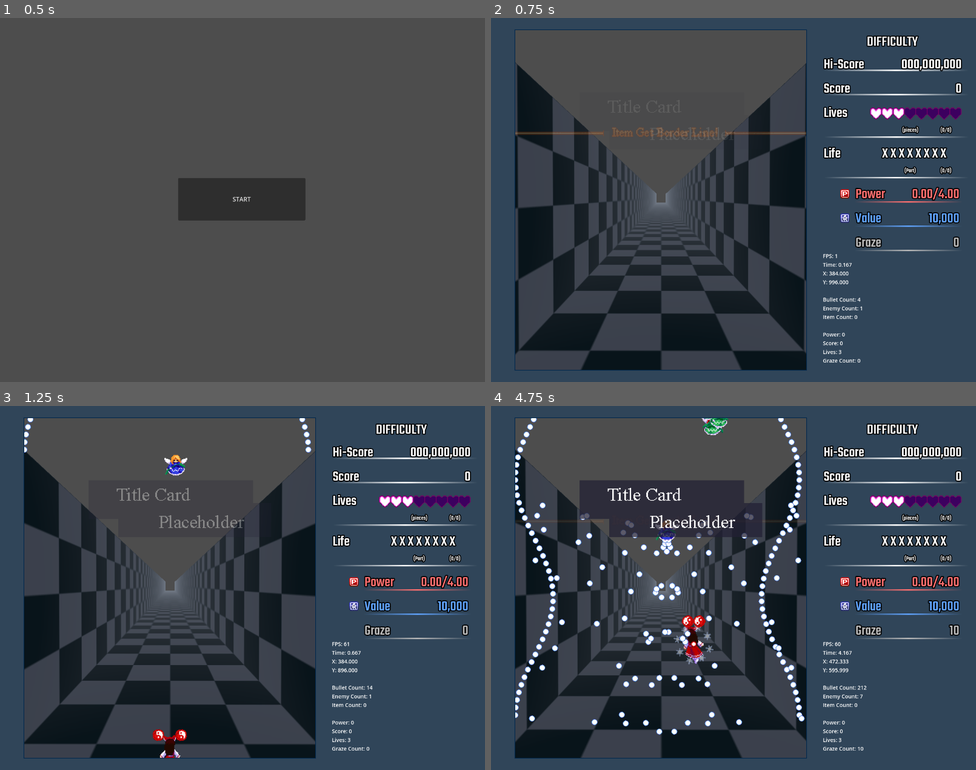
Above: before the commit, frames 1-4 (two rows, left to right).
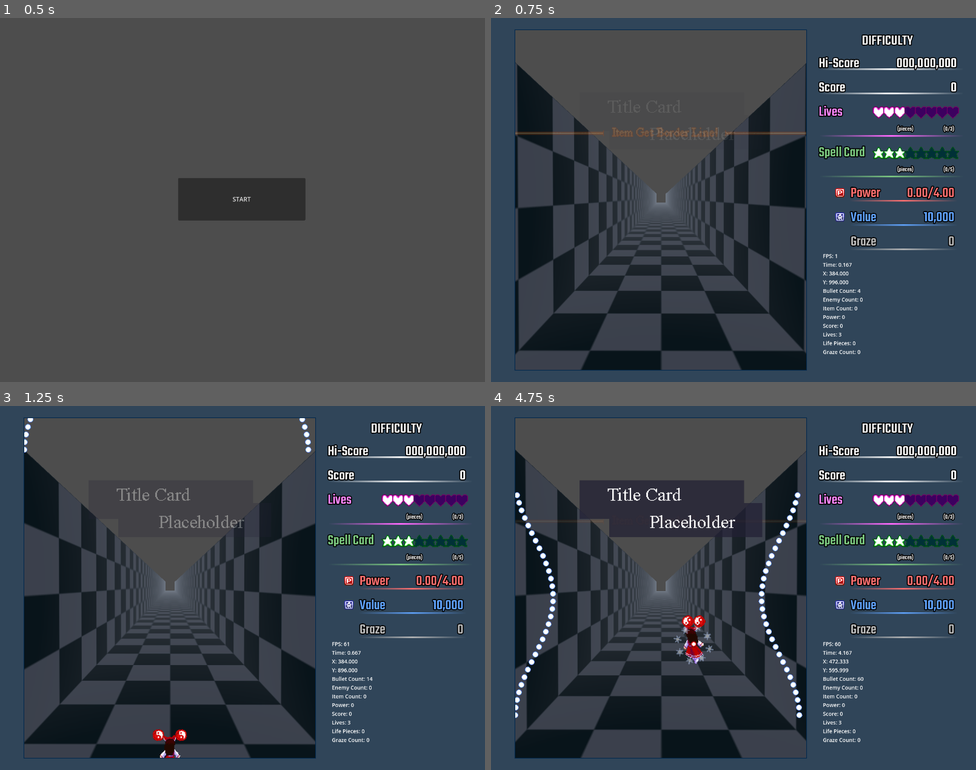
Above: after the commit, the same moments.

Repository: StahlReyn/th-bullet-test
Game: Godot game, scene res://scripts/menu/menu.tscn
Same seed, same stepped clock (60 frames per second), same inputs: the game is played once before the commit and once after it.
Inputs:
- Up to frame 1 (0.5 s): no input
- Up to frame 2 (0.75 s): click "START" at 0.5 s
- Up to frame 3 (1.25 s): no input
- Up to frame 4 (4.75 s): hold Right (move_right) 1.28-2.03 s; hold Shift (focus) 1.28-2.03 s; hold Down (move_down) 2.03-2.78 s; tap Z (shoot) at 2.1, 3.6 s; hold Right (move_right) 2.78-3.53 s; hold Shift (focus) 2.78-3.53 s; hold Up (move_up) 3.53-4.28 s; hold Left (move_left) from 4.28 s (still down); hold Shift (focus) from 4.28 s (still down)

Frame 1 is identical in both runs. In frame 2, 5.6% of the frame differs, in the area x 67-98%, y 4-95%; in frame 3, 5.8%; in frame 4, 7.8%, in the area x 5-98%, y 3-95%.
Error after the commit: Parse Error: Could not resolve external class member "item_scene". (res://scripts/gameplay/enemy.gd:54)

Commit message:
Bomb display, item adder for both pieces

Diff:
--- a/data/movement/movement_test_3.gd
+++ b/data/movement/movement_test_3.gd
@@ -25,6 +25,8 @@
 		parent.drop_power = 10
 		parent.drop_point = 15
 		parent.drop_power_big = 1
+		parent.drop_life_piece = 10
+		parent.drop_bomb_piece = 10
 
 func setup_enemy():
 	set_stat()
--- /dev/null
+++ b/scripts/gamehud/icon_bomb.tscn
@@ -0,0 +1,18 @@
+[gd_scene load_steps=3 format=3 uid="uid://blpt8f88vfvad"]
+
+[ext_resource type="Script" path="res://scripts/gamehud/icon_pieces.gd" id="1_ld1mn"]
+[ext_resource type="Texture2D" uid="uid://85iwmq4bx3l2" path="res://assets/img/system/bomb.png" id="2_5mhqw"]
+
+[node name="IconHeart" type="Control" node_paths=PackedStringArray("sprite_icon")]
+custom_minimum_size = Vector2(24, 0)
+layout_mode = 3
+anchors_preset = 0
+script = ExtResource("1_ld1mn")
+sprite_icon = NodePath("Sprite2D")
+
+[node name="Sprite2D" type="Sprite2D" parent="."]
+position = Vector2(-2, 12)
+scale = Vector2(2, 2)
+texture = ExtResource("2_5mhqw")
+centered = false
+hframes = 7
--- a/scripts/gamehud/icon_heart.tscn
+++ b/scripts/gamehud/icon_heart.tscn
@@ -4,7 +4,7 @@
 [ext_resource type="Texture2D" uid="uid://beypwk68ep872" path="res://assets/img/system/life.png" id="1_fwx2n"]
 
 [node name="IconHeart" type="Control" node_paths=PackedStringArray("sprite_icon")]
-custom_minimum_size = Vector2(26, 0)
+custom_minimum_size = Vector2(24, 0)
 layout_mode = 3
 anchors_preset = 0
 script = ExtResource("1_2e4f7")
@@ -15,4 +15,4 @@
 scale = Vector2(2, 2)
 texture = ExtResource("1_fwx2n")
 centered = false
-hframes = 4
+hframes = 5
--- a/scripts/gamehud/icon_pieces.gd
+++ b/scripts/gamehud/icon_pieces.gd
@@ -7,6 +7,7 @@
 }
 
 static var scene_heart : PackedScene = preload("res://scripts/gamehud/icon_heart.tscn")
+static var scene_bomb : PackedScene = preload("res://scripts/gamehud/icon_bomb.tscn")
 @export var sprite_icon : Sprite2D
 
 var cur_type : int
@@ -16,6 +17,8 @@
 	var node : Node
 	if type == Type.LIFE:
 		node = scene_heart.instantiate()
+	elif type == Type.BOMB:
+		node = scene_bomb.instantiate()
 	node.cur_type = type
 	node.cur_num = num
 	return node
@@ -29,19 +32,19 @@
 			update_sprite(
 				GameVariables.lives,
 				GameVariables.life_pieces,
-				GameVariables.life_pieces_max,
+				GameVariables.life_pieces_max
 			)
 		Type.BOMB:
 			update_sprite(
 				GameVariables.bombs,
 				GameVariables.bomb_pieces,
-				GameVariables.bomb_pieces_max,
+				GameVariables.bomb_pieces_max
 			)
 
 func update_sprite(full_part: int, pieces: int, pieces_max: int) -> void:
 	if cur_num <= full_part:
 		sprite_icon.set_frame(0) # full sprite comes first
-	elif cur_num == full_part - 1 and pieces > 0:
-		sprite_icon.set_frame(pieces) # piece sprite is after full
+	elif cur_num - 1 == full_part and pieces > 0:
+		sprite_icon.set_frame(pieces_max - pieces) # piece sprite is after full
 	else:
 		sprite_icon.set_frame(pieces_max) # empty sprite is at the end
--- /dev/null
+++ b/scripts/gamehud/label_bomb_piece.gd
@@ -0,0 +1,4 @@
+extends Label
+
+func _process(delta: float) -> void:
+	text = GameVariables.get_bomb_piece_display()
--- /dev/null
+++ b/scripts/gamehud/label_life_piece.gd
@@ -0,0 +1,4 @@
+extends Label
+
+func _process(delta: float) -> void:
+	text = GameVariables.get_life_piece_display()
--- a/scripts/gamehud/life_container.gd
+++ /dev/null
@@ -1,11 +0,0 @@
-extends BoxContainer
-
-@export var text_main : String = "Life"
-
-#@onready var label_main : Label = $SymbolContainer/LabelMain
-#
-#func _ready() -> void:
-	#label_main.text = text_main
-#
-#func _process(delta: float) -> void:
-	#pass
--- a/scripts/gamehud/life_container.tscn
+++ b/scripts/gamehud/life_container.tscn
@@ -1,13 +1,14 @@
 [gd_scene load_steps=4 format=3 uid="uid://n0hdyxbn6h0s"]
 
-[ext_resource type="Script" path="res://scripts/gamehud/life_container.gd" id="1_pk3yf"]
 [ext_resource type="LabelSettings" uid="uid://bkay61kan2hfv" path="res://assets/resources/label_settings/label_score.tres" id="1_usf24"]
 [ext_resource type="LabelSettings" uid="uid://cn3hc1ibtcc1w" path="res://assets/resources/label_settings/label_score_smaller.tres" id="2_awohy"]
+
+[sub_resource type="GDScript" id="GDScript_i2ukc"]
 
 [node name="LifeContainer" type="VBoxContainer"]
 offset_right = 476.0
 offset_bottom = 90.0
-script = ExtResource("1_pk3yf")
+script = SubResource("GDScript_i2ukc")
 
 [node name="SymbolContainer" type="HBoxContainer" parent="."]
 layout_mode = 2
--- a/scripts/gamehud/life_display.gd
+++ b/scripts/gamehud/life_display.gd
@@ -1,15 +1,10 @@
 extends HBoxContainer
 
-var icon_array : Array[Node]
+@export_enum("LIFE", "BOMB") var type : int = 0
 
 func _ready() -> void:
 	var i : int = 1
 	while i <= GameVariables.lives_max:
-		var node = IconPieces.create_icon(IconPieces.Type.LIFE, i)
+		var node = IconPieces.create_icon(type, i)
 		add_child(node)
-		icon_array.push_back(node)
 		i += 1
-
-# Called every frame. 'delta' is the elapsed time since the previous frame.
-func _process(delta: float) -> void:
-	pass
--- a/scripts/gameplay/enemy.gd
+++ b/scripts/gameplay/enemy.gd
@@ -9,7 +9,9 @@
 @export var drop_power_big : int = 0
 @export var drop_power_full : int = 0
 @export var drop_bomb : int = 0
+@export var drop_bomb_piece : int = 0
 @export var drop_life : int = 0
+@export var drop_life_piece : int = 0
 
 var movement_handler : MovementHandler # Movement Handler is auto created
 var self_update_anim : bool = true
@@ -42,6 +44,10 @@
 	drop_item_type(item_container, Item.Type.POINT, drop_point)
 	drop_item_type(item_container, Item.Type.POWER_BIG, drop_power_big)
 	drop_item_type(item_container, Item.Type.POWER_FULL, drop_power_full)
+	drop_item_type(item_container, Item.Type.LIFE, drop_life)
+	drop_item_type(item_container, Item.Type.LIFE_PIECE, drop_life_piece)
+	drop_item_type(item_container, Item.Type.BOMB, drop_bomb)
+	drop_item_type(item_container, Item.Type.BOMB_PIECE, drop_bomb_piece)
 
 func drop_item_type(item_container: ItemContainer, type: int, count: int):
 	for i in count:
--- a/scripts/gamestate/debug-label.gd
+++ b/scripts/gamestate/debug-label.gd
@@ -10,12 +10,13 @@
 		"FPS: " + str(Engine.get_frames_per_second()  ) + "\n" +
 		"Time: " + ("%.3f" % GameVariables.game_time) + "\n" +
 		"X: " + ("%.3f" % player.position.x) + "\n" +
-		"Y: " + ("%.3f" % player.position.y) + "\n\n" +
+		"Y: " + ("%.3f" % player.position.y) + "\n" +
 		"Bullet Count: " + str(GameUtils.get_bullet_count()) + "\n" +
 		"Enemy Count: " + str(GameUtils.get_enemy_count()) + "\n" +
-		"Item Count: " + str(GameUtils.get_item_count()) + "\n\n" +
+		"Item Count: " + str(GameUtils.get_item_count()) + "\n" +
 		"Power: " + str(GameVariables.power) + "\n" +
 		"Score: " + str(GameVariables.score) + "\n" +
 		"Lives: " + str(GameVariables.lives) + "\n" +
+		"Life Pieces: " + str(GameVariables.life_pieces) + "\n" +
 		"Graze Count: " + str(GameVariables.graze) + "\n"
 	)
--- a/scripts/gamestate/gamehud.tscn
+++ b/scripts/gamestate/gamehud.tscn
@@ -6,13 +6,13 @@
 [ext_resource type="LabelSettings" uid="uid://bkay61kan2hfv" path="res://assets/resources/label_settings/label_score.tres" id="4_w0ro3"]
 [ext_resource type="Texture2D" uid="uid://ba2ttc5hf8t30" path="res://assets/img/system/divider_stat.png" id="5_7bs50"]
 [ext_resource type="Script" path="res://scripts/gamehud/label_score.gd" id="6_4fk43"]
-[ext_resource type="PackedScene" uid="uid://n0hdyxbn6h0s" path="res://scripts/gamehud/life_container.tscn" id="6_gap30"]
 [ext_resource type="Texture2D" uid="uid://yipm4qncoxvx" path="res://assets/img/system/point_items.png" id="7_03ov1"]
-[ext_resource type="Script" path="res://scripts/gamehud/life_container.gd" id="7_qnu2t"]
 [ext_resource type="Script" path="res://scripts/gamehud/life_display.gd" id="8_x7aou"]
 [ext_resource type="LabelSettings" uid="uid://cn3hc1ibtcc1w" path="res://assets/resources/label_settings/label_score_smaller.tres" id="9_c5ru6"]
 [ext_resource type="Script" path="res://scripts/gamehud/label_power.gd" id="9_kiwta"]
 [ext_resource type="Script" path="res://scripts/gamehud/label_point_value.gd" id="10_aeftu"]
+[ext_resource type="Script" path="res://scripts/gamehud/label_bomb_piece.gd" id="10_iwmip"]
+[ext_resource type="Script" path="res://scripts/gamehud/label_life_piece.gd" id="10_la0fy"]
 [ext_resource type="Script" path="res://scripts/gamehud/label_graze.gd" id="11_ghxsy"]
 
 [sub_resource type="LabelSettings" id="LabelSettings_k5vxq"]
@@ -46,10 +46,10 @@
 
 [node name="Stats" type="VBoxContainer" parent="."]
 layout_mode = 0
-offset_left = 878.0
-offset_top = 36.0
-offset_right = 1242.0
-offset_bottom = 632.0
+offset_left = 865.0
+offset_top = 33.0
+offset_right = 1229.0
+offset_bottom = 623.0
 
 [node name="Difficulty" type="Label" parent="Stats"]
 layout_mode = 2
@@ -112,13 +112,13 @@
 
 [node name="LifeContainer" type="VBoxContainer" parent="Stats"]
 layout_mode = 2
-script = ExtResource("7_qnu2t")
 
 [node name="MainContainer" type="HBoxContainer" parent="Stats/LifeContainer"]
 layout_mode = 2
 
 [node name="Label" type="Label" parent="Stats/LifeContainer/MainContainer"]
-custom_minimum_size = Vector2(120, 0)
+modulate = Color(1, 0.537255, 1, 1)
+custom_minimum_size = Vector2(140, 0)
 layout_mode = 2
 text = "Lives
 "
@@ -143,10 +143,12 @@
 horizontal_alignment = 1
 
 [node name="Value" type="Label" parent="Stats/LifeContainer/PieceContainer"]
+custom_minimum_size = Vector2(50, 0)
 layout_mode = 2
 text = "(0/0)"
 label_settings = ExtResource("9_c5ru6")
 horizontal_alignment = 2
+script = ExtResource("10_la0fy")
 
 [node name="DividerMid" type="Control" parent="Stats"]
 z_index = -1
@@ -154,15 +156,53 @@
 layout_mode = 2
 
 [node name="Sprite2D" type="Sprite2D" parent="Stats/DividerMid"]
-scale = Vector2(2, 2)
-texture = ExtResource("5_7bs50")
-centered = false
-
-[node name="BombContainer" parent="Stats" instance=ExtResource("6_gap30")]
-layout_mode = 2
-text_main = "Bombs"
+modulate = Color(1, 0.415686, 1, 1)
+scale = Vector2(2, 2)
+texture = ExtResource("5_7bs50")
+centered = false
+
+[node name="BombContainer" type="VBoxContainer" parent="Stats"]
+layout_mode = 2
+
+[node name="MainContainer" type="HBoxContainer" parent="Stats/BombContainer"]
+layout_mode = 2
+
+[node name="Label" type="Label" parent="Stats/BombContainer/MainContainer"]
+modulate = Color(0.496, 0.8, 0.5112, 1)
+custom_minimum_size = Vector2(140, 0)
+layout_mode = 2
+text = "Spell Card"
+label_settings = ExtResource("4_w0ro3")
+
+[node name="LifeDisplay" type="HBoxContainer" parent="Stats/BombContainer/MainContainer"]
+layout_mode = 2
+script = ExtResource("8_x7aou")
+type = 1
+
+[node name="PieceContainer" type="HBoxContainer" parent="Stats/BombContainer"]
+layout_mode = 2
+
+[node name="Space" type="Control" parent="Stats/BombContainer/PieceContainer"]
+custom_minimum_size = Vector2(150, 0)
+layout_mode = 2
+
+[node name="Label" type="Label" parent="Stats/BombContainer/PieceContainer"]
+custom_minimum_size = Vector2(150, 0)
+layout_mode = 2
+text = "(pieces)"
+label_settings = ExtResource("9_c5ru6")
+horizontal_alignment = 1
+
+[node name="Value" type="Label" parent="Stats/BombContainer/PieceContainer"]
+custom_minimum_size = Vector2(50, 0)
+layout_mode = 2
+text = "(0/0)"
+label_settings = ExtResource("9_c5ru6")
+horizontal_alignment = 2
+script = ExtResource("10_iwmip")
 
 [node name="DividerMid2" type="Control" parent="Stats"]
+modulate = Color(0.496, 0.8, 0.5112, 1)
 z_index = -1
 custom_minimum_size = Vector2(0, 15)
 layout_mode = 2
--- a/scripts/globals/audio_manager.gd
+++ b/scripts/globals/audio_manager.gd
@@ -1,4 +1,6 @@
 extends AudioStreamPlayer
+
+static var audio_item_get : AudioStream = preload("res://assets/audio/sfx/item_get.wav")
 
 func play_audio(sound: AudioStream) -> void:
 	set_stream(sound)
@@ -6,3 +8,6 @@
 	#audio_node = AudioStreamPlayer2D.new()
 	#audio_node.set_stream(audio_shoot)
 	#parent.add_child(audio_node)
+
+func play_item_get() -> void:
+	play_audio(audio_item_get)
--- a/scripts/globals/game_variables.gd
+++ b/scripts/globals/game_variables.gd
@@ -36,15 +36,21 @@
 
 func add_lives(value:int = 1) -> void:
 	lives += value
+	lives = clamp(lives, 0, lives_max)
+	AudioManager.play_item_get()
 
 func lose_lives(value:int = 1) -> void: ## Remove counterpart for clarity and debugging purposes
 	lives -= value
+	lives = clamp(lives, 0, lives_max)
 
 func add_bombs(value:int = 1) -> void:
 	bombs += value
+	bombs = clamp(bombs, 0, bombs_max)
+	AudioManager.play_item_get()
 
 func lose_bombs(value:int = 1) -> void:
 	bombs -= value
+	bombs = clamp(bombs, 0, bombs_max)
 
 func add_life_pieces(value:int = 1) -> void:
 	life_pieces += value
@@ -55,11 +61,11 @@
 	update_pieces()
 
 func update_pieces() -> void:
-	if life_pieces > life_pieces_max:
-		lives += life_pieces / life_pieces_max # Integer does floor division
+	if life_pieces >= life_pieces_max:
+		add_lives(life_pieces / life_pieces_max) # Integer does floor division
 		life_pieces = life_pieces % life_pieces_max # Remainder pieces
-	if bomb_pieces > bomb_pieces_max:
-		bombs += bomb_pieces / bomb_pieces_max # Integer does floor division
+	if bomb_pieces >= bomb_pieces_max:
+		add_bombs(bomb_pieces / bomb_pieces_max) # Integer does floor division
 		bomb_pieces = bomb_pieces % bomb_pieces_max # Remainder pieces
 
 func add_power(value:int = 1) -> void:
@@ -82,6 +88,12 @@
 func get_graze_display():
 	return thousands_sep(graze)
 
+func get_life_piece_display():
+	return "(" + str(life_pieces) + "/" + str(life_pieces_max) + ")"
+
+func get_bomb_piece_display():
+	return "(" + str(bomb_pieces) + "/" + str(bomb_pieces_max) + ")"
+
 static func two_decimal_int(number : int) -> String:
 	return "%.2f" % (float(number) / 100)
 
--- a/scripts/items/item.gd
+++ b/scripts/items/item.gd
@@ -8,6 +8,8 @@
 	POWER_FULL,
 	LIFE,
 	BOMB,
+	LIFE_PIECE,
+	BOMB_PIECE,
 }
 
 static var item_scene : PackedScene = preload("res://scripts/items/item.tscn")
@@ -90,10 +92,21 @@
 			play("power_full")
 		Type.LIFE:
 			play("life")
+		Type.LIFE_PIECE:
+			play("life_piece")
 
 func do_collect() -> void:
 	GameVariables.add_score(get_point_value())
 	GameVariables.add_power(get_power_value())
+	match type:
+		Type.LIFE:
+			GameVariables.add_lives()
+		Type.LIFE_PIECE:
+			GameVariables.add_life_pieces()
+		Type.BOMB:
+			GameVariables.add_bomb()
+		Type.BOMB_PIECE:
+			GameVariables.add_bomb_pieces()
 	do_point_display()
 	call_deferred("queue_free")
 
--- a/scripts/items/item.tscn
+++ /dev/null
@@ -1,11 +0,0 @@
-[gd_scene load_steps=3 format=3 uid="uid://d3vvpd13843s4"]
-
-[ext_resource type="SpriteFrames" uid="uid://xmhho1bpave7" path="res://scripts/items/item_sprite_frames.tres" id="1_3tgvo"]
-[ext_resource type="Script" path="res://scripts/items/item.gd" id="1_fagwi"]
-
-[node name="ItemPoint" type="AnimatedSprite2D" groups=["item"]]
-z_index = -5
-scale = Vector2(2, 2)
-sprite_frames = ExtResource("1_3tgvo")
-animation = &"power"
-script = ExtResource("1_fagwi")
--- a/scripts/items/item_sprite_frames.tres
+++ b/scripts/items/item_sprite_frames.tres
@@ -1,10 +1,20 @@
-[gd_resource type="SpriteFrames" load_steps=7 format=3 uid="uid://xmhho1bpave7"]
+[gd_resource type="SpriteFrames" load_steps=11 format=3 uid="uid://xmhho1bpave7"]
 
+[ext_resource type="Texture2D" uid="uid://85iwmq4bx3l2" path="res://assets/img/system/bomb.png" id="1_8fvj0"]
 [ext_resource type="Texture2D" uid="uid://yipm4qncoxvx" path="res://assets/img/system/point_items.png" id="1_akwhv"]
+[ext_resource type="Texture2D" uid="uid://beypwk68ep872" path="res://assets/img/system/life.png" id="2_2io5s"]
+
+[sub_resource type="AtlasTexture" id="AtlasTexture_gtyry"]
+atlas = ExtResource("1_8fvj0")
+region = Rect2(96, 0, 16, 16)
 
 [sub_resource type="AtlasTexture" id="AtlasTexture_1p5xq"]
 atlas = ExtResource("1_akwhv")
 region = Rect2(96, 0, 16, 16)
+
+[sub_resource type="AtlasTexture" id="AtlasTexture_1pkdo"]
+atlas = ExtResource("2_2io5s")
+region = Rect2(64, 0, 16, 16)
 
 [sub_resource type="AtlasTexture" id="AtlasTexture_1bw2e"]
 atlas = ExtResource("1_akwhv")
@@ -26,10 +36,26 @@
 animations = [{
 "frames": [{
 "duration": 1.0,
+"texture": SubResource("AtlasTexture_gtyry")
+}],
+"loop": true,
+"name": &"bomb_piece",
+"speed": 5.0
+}, {
+"frames": [{
+"duration": 1.0,
 "texture": SubResource("AtlasTexture_1p5xq")
 }],
 "loop": true,
 "name": &"life",
+"speed": 5.0
+}, {
+"frames": [{
+"duration": 1.0,
+"texture": SubResource("AtlasTexture_1pkdo")
+}],
+"loop": true,
+"name": &"life_piece",
 "speed": 5.0
 }, {
 "frames": [{
Binary file added: assets/img/system/bomb.png
Not shown, added: assets/img/system/bomb.png.import
Binary file changed: assets/img/system/life.png
Not shown, added: scripts/items/ite433E.tmp
